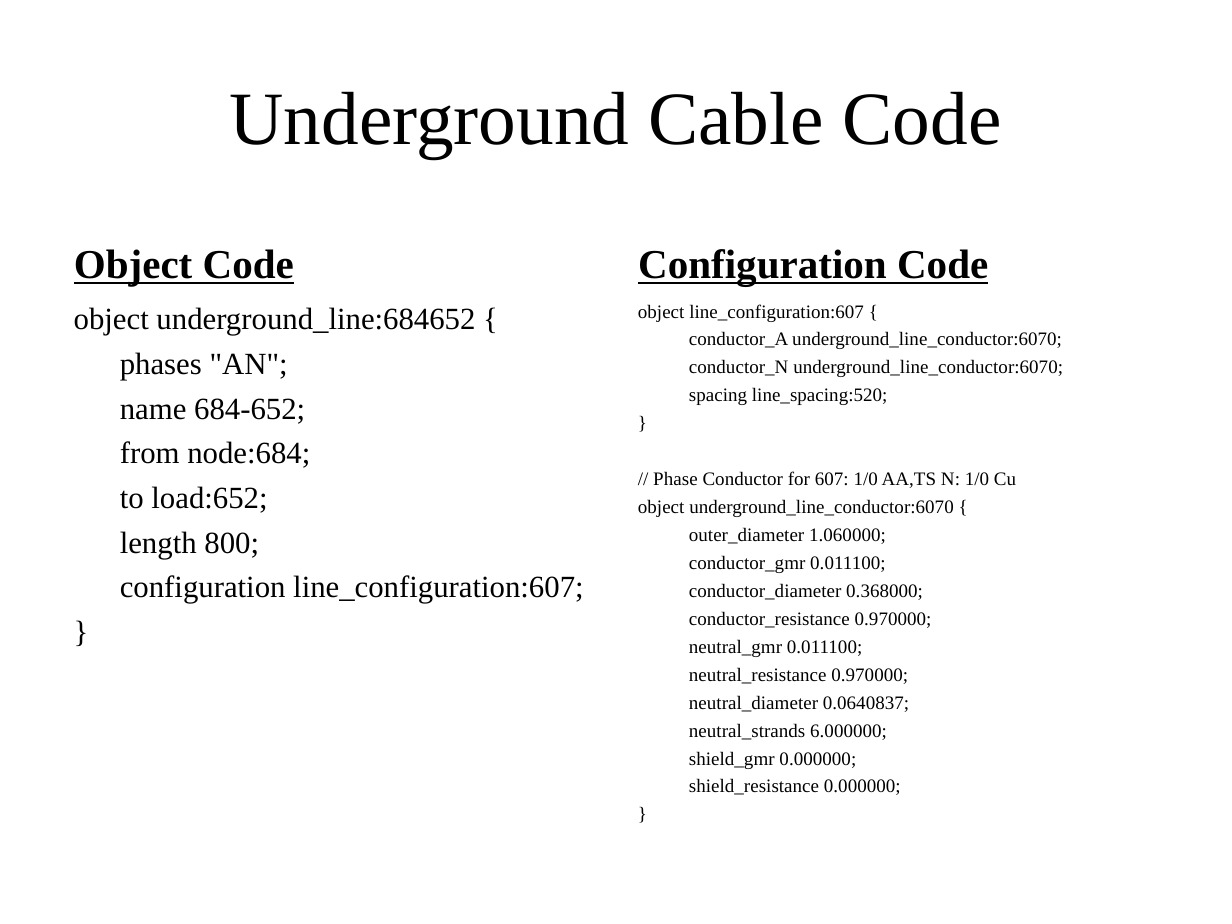
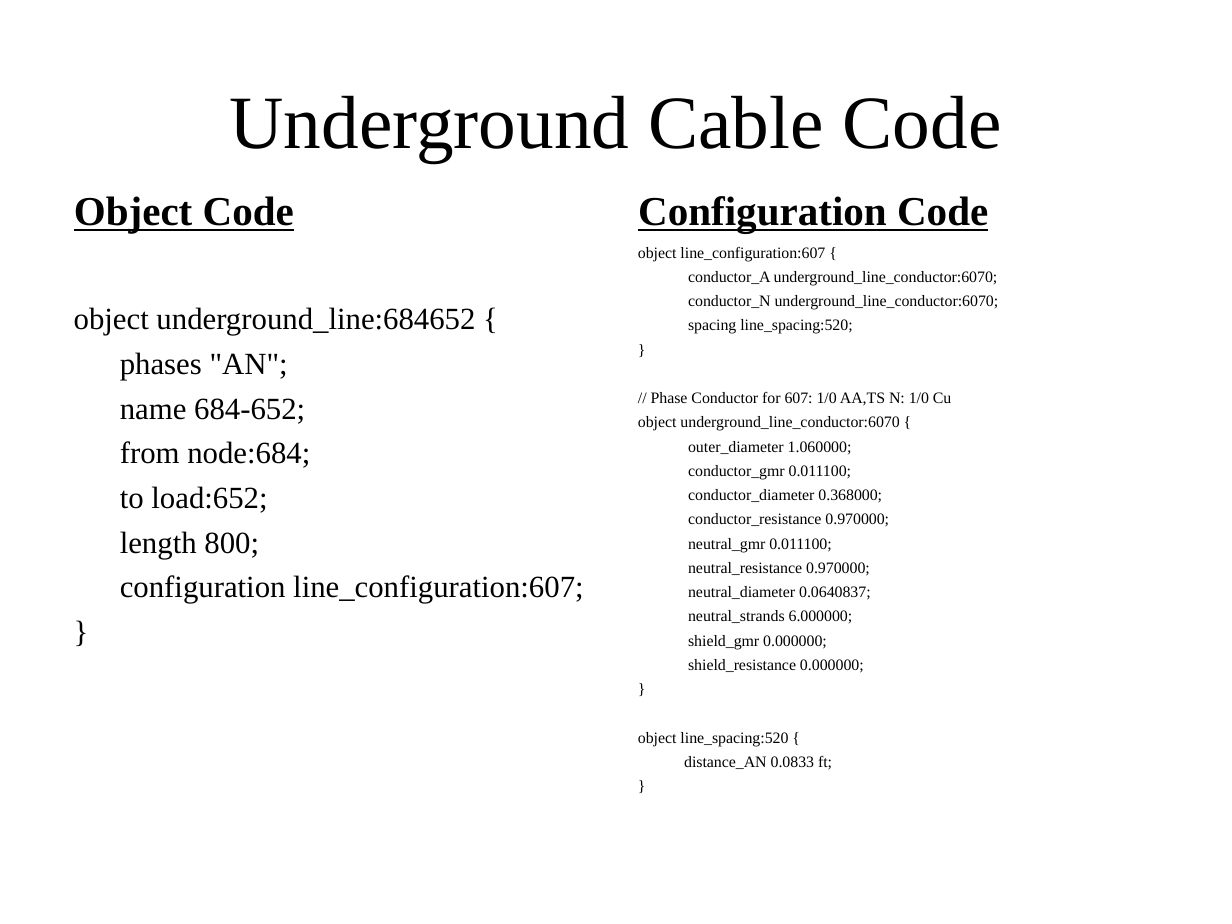
Before and after one commit to gridlab-d/course, a slide deck: slide 15 of FourDayCourse/4.1 - Powerflow Module.ppt. Drawn at 1232x924 pixels with LibreOffice and Linux fonts; fonts in the diff are those of the drawing. Boxes give left, top, right and bottom in pixels: in the first picture for what was removed or moved away, otherwise in the second. Text is boxed around its words. In the diff, an @@ line names an element or a change of style, - is before the commit and + after.

```diff
--- a/FourDayCourse/4.1 - Powerflow Module.ppt
+++ b/FourDayCourse/4.1 - Powerflow Module.ppt
@@ title "Underground Cable Code": place and size @@
-title "Underground Cable Code" at bbox=[230, 91, 1002, 158]
+title "Underground Cable Code" at bbox=[230, 95, 1002, 162]
@@ 3 texts: place and size @@
-3 texts at bbox=[74, 249, 1063, 795]
+3 texts at bbox=[74, 196, 999, 770]
@@ text at bbox=[638, 247, 999, 673]: size 11.1 to 9.3 pt @@
@@ text at bbox=[638, 732, 832, 770]: paragraphs added @@
+object line_spacing:520 {
+distance_AN 0.0833 ft;
+}
```
Also in this commit, not shown: 30 other slides changed, 2 slides added, 5 slides removed.
